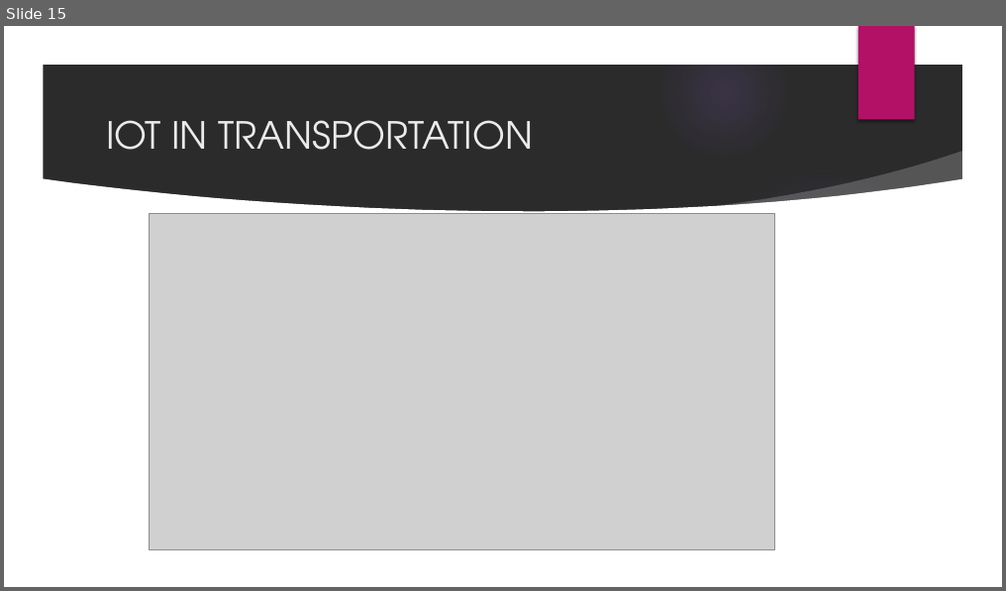
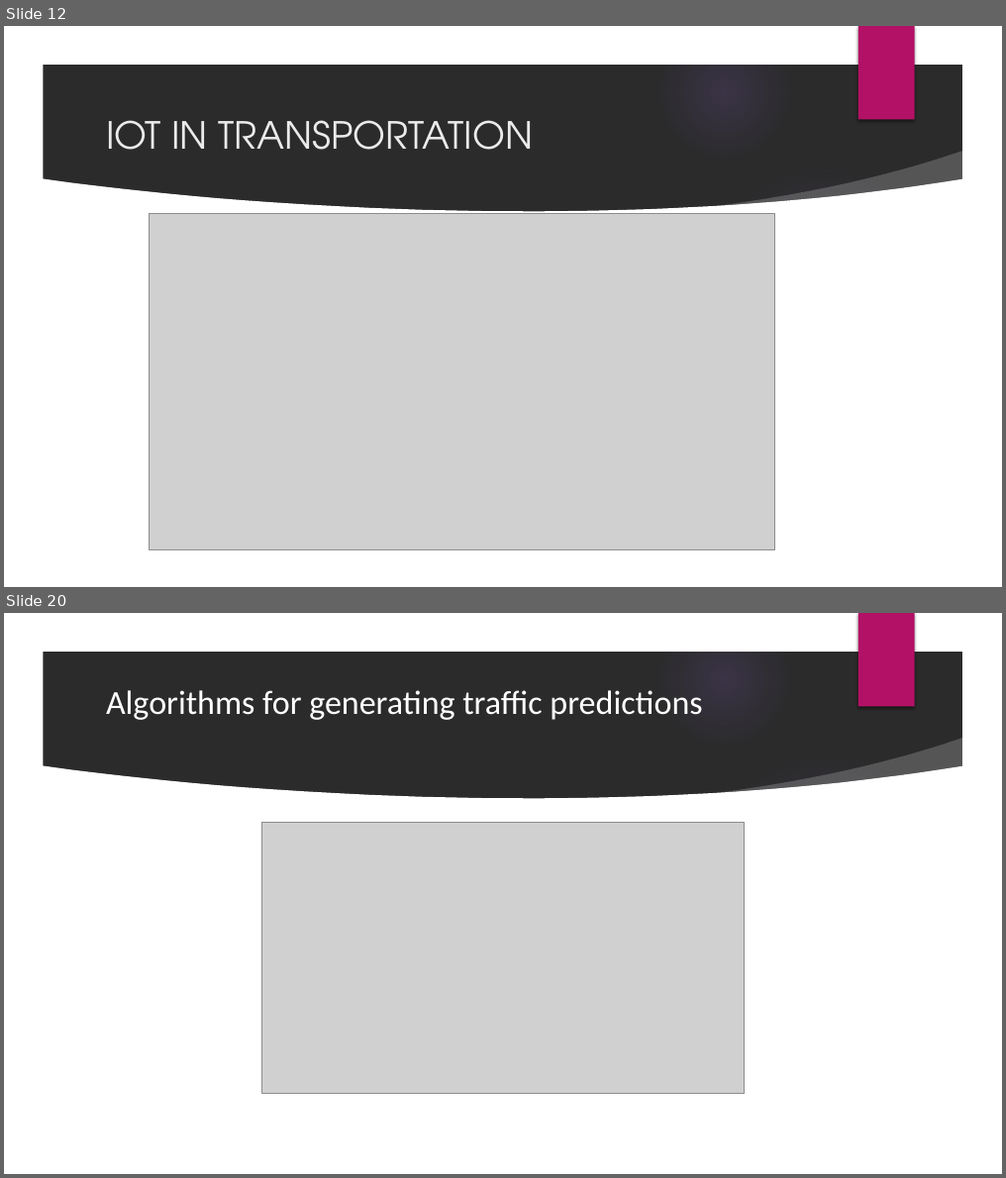
Before and after one commit to Kani-mozhi3/IOT-project, a slide deck: IOT project.pptx. Shown one above the other, each under a label of ours: slide 15 before the commit, slides 12 and 20 after it; the slides between them are not shown. The pictures are 1006x591 and 1006x1178 pixels, drawn with LibreOffice and Linux fonts; fonts in the diff are those of the drawing; grey boxes stand for pictures; background and template pictures are left out; a plain dark background stands for a picture behind light text. Boxes give left, top, right and bottom in pixels: in the first picture for what was removed or moved away, otherwise in the second. Text is boxed around its words. In the diff, an @@ line names an element or a change of style, - is before the commit and + after.

```diff
--- a/IOT project.pptx
+++ b/IOT project.pptx
@@ slide 20 added at bbox=[4, 613, 1002, 1174], background picture (left out); not listed: 9 template elements that a slide beside it also shows @@
@@ title added at bbox=[106, 690, 702, 720], 32.4 pt, text #FFFFFF @@
+Algorithms for generating traffic predictions
@@ picture added at bbox=[261, 823, 745, 1094] @@
@@ what was slide 15 is now slide 12 @@
```
Also in this commit, not shown: 6 slides changed, 36 other slides added, 3 slides removed.
